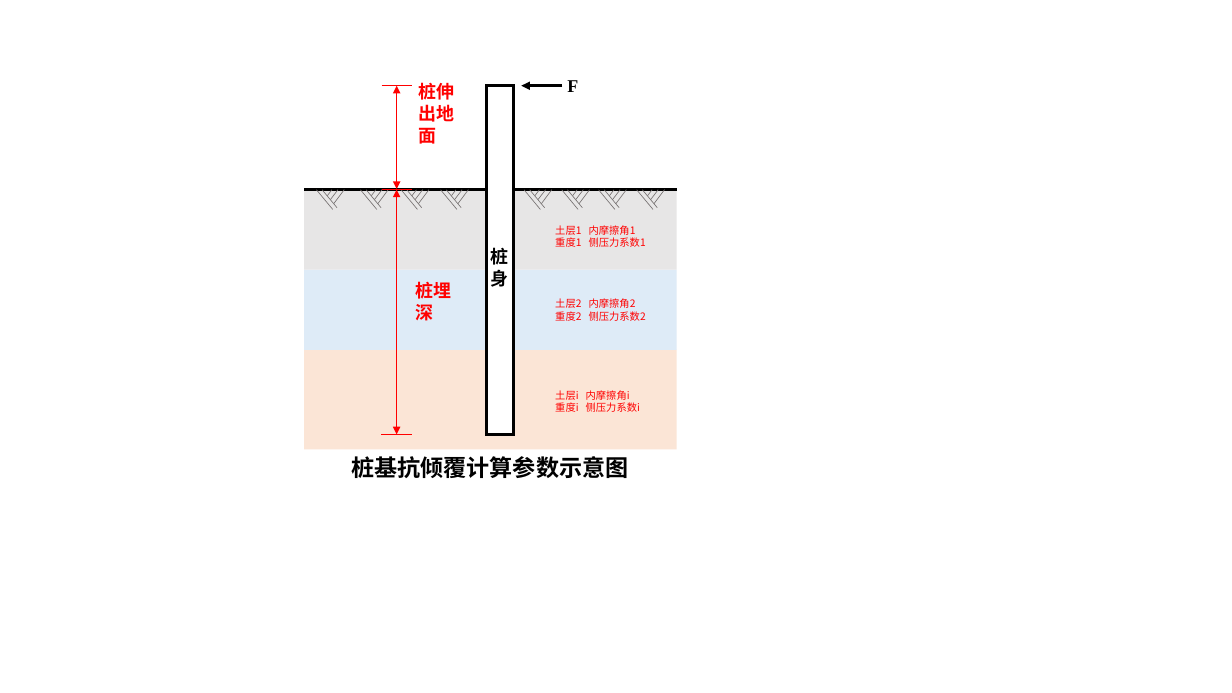
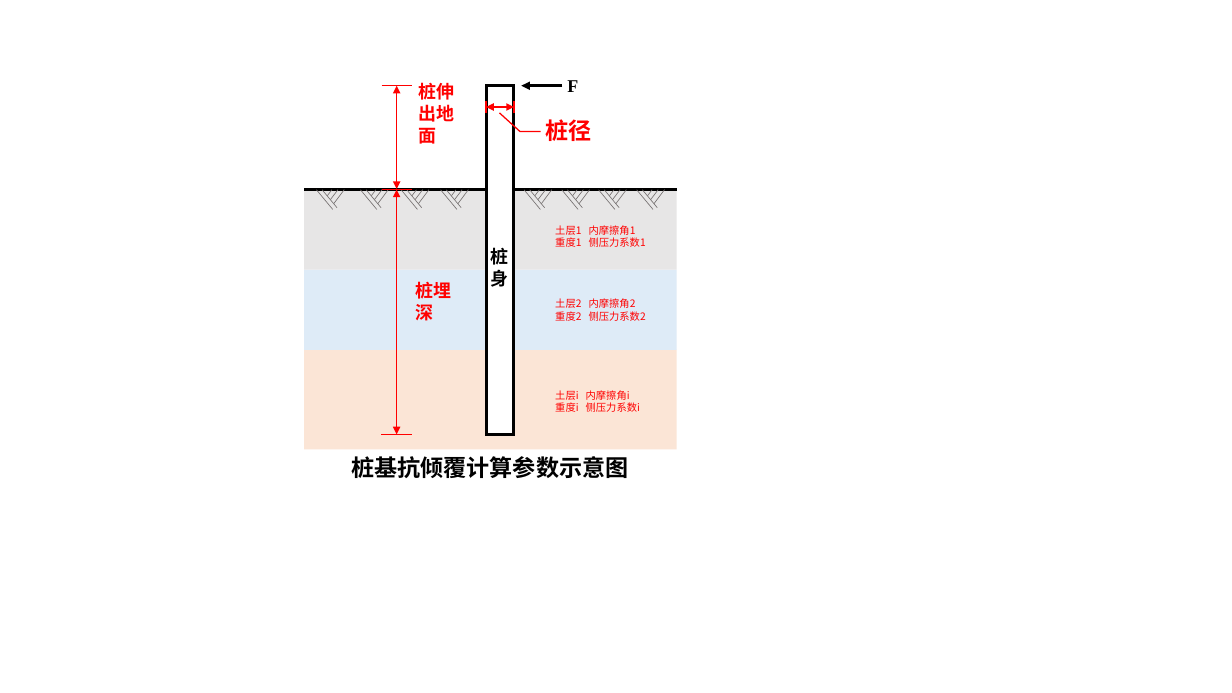
Before and after one commit to Learners506/VScode, a slide deck: slide 5 of Foundation/新建Microsoft PowerPoint 演示文稿.pptx (slide 4 before the commit). Drawn at 1232x693 pixels with LibreOffice and Linux fonts; fonts in the diff are those of the drawing. Boxes give left, top, right and bottom in pixels: in the first picture for what was removed or moved away, otherwise in the second. Text is boxed around its words. In the diff, an @@ line names an element or a change of style, - is before the commit and + after.

```diff
--- a/Foundation/新建Microsoft PowerPoint 演示文稿.pptx
+++ b/Foundation/新建Microsoft PowerPoint 演示文稿.pptx
@@ group added at box(486, 102, 592, 141): 2 lines, 1 double arrow, 1 freeform shape, 1 text @@
+桩径
```
Also in this commit, not shown: 1 other slide changed, 7 slides added, 25 other files.
